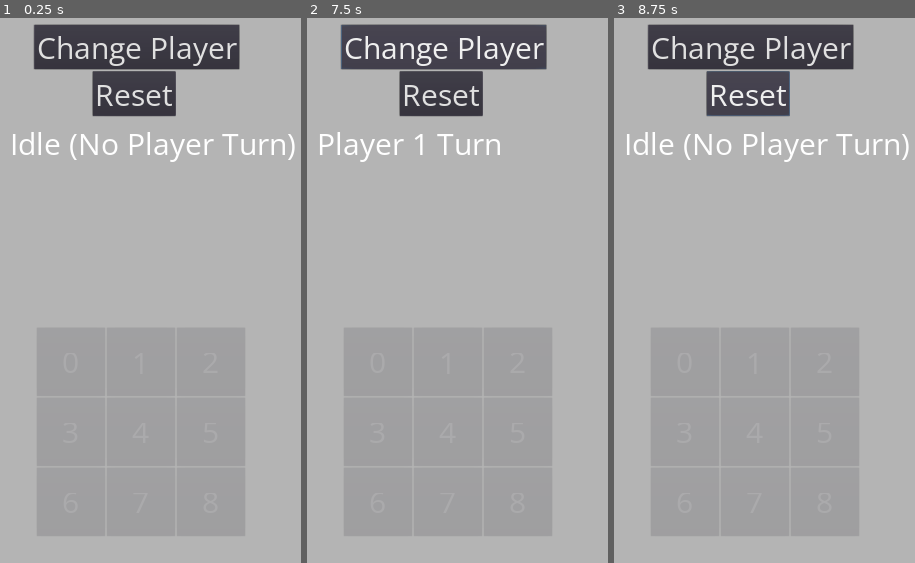
Above: before the commit, frames 1-3 (left to right).
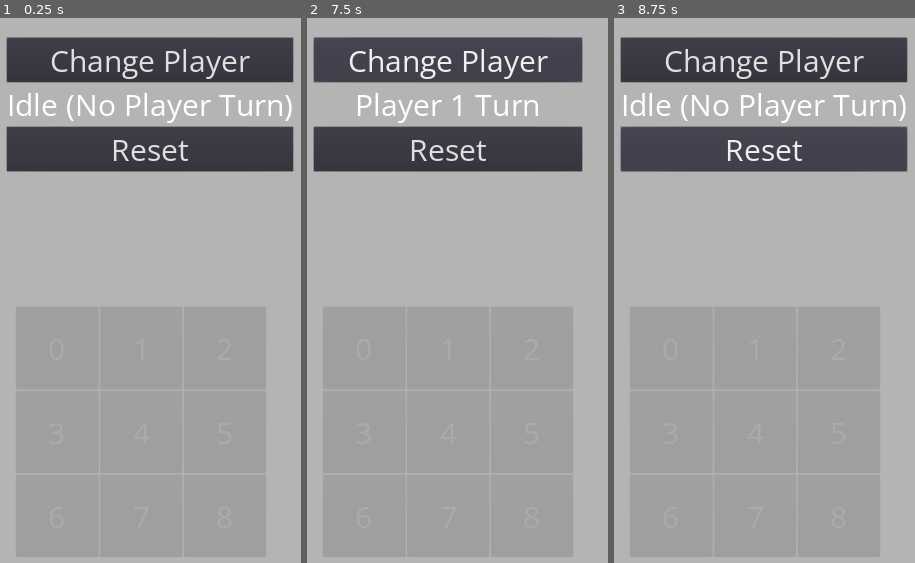
Above: after the commit, the same moments.

Repository: Kynot54/tic-tac-toe-21
Game: Godot game, scene res://TicTac.tscn
Same seed, same stepped clock (60 frames per second), same inputs: the game is played once before the commit and once after it. This scene is started directly instead of the project's main scene.
Inputs:
- Up to frame 1 (0.25 s): no input
- Up to frame 2 (7.5 s): click "0" at 0.5 s; click "1" at 1.25 s; click "2" at 2 s; click "3" at 2.75 s; click "4" at 3.5 s; click "5" at 4.25 s; click "6" at 5 s; click "7" at 5.75 s; click "8" at 6.5 s; click "Change Player" at 7.25 s
- Up to frame 3 (8.75 s): click "Reset" at 8 s

The runs differ from the first frame. In frame 1, 17% of the frame differs, in the area x 1-99%, y 1-29%; in frame 2, 16%; in frame 3, 17%.

Commit message:
Fix grid scaling
Note: sizes of grid buttons and textures are hardcoded, todo make responsive

Diff:
--- a/TicTac.gd
+++ b/TicTac.gd
@@ -39,26 +39,30 @@
 func on_grid_button_pressed(button, position):
 	var grid_squares = $MarginContainer/CenterContainer/SquaresGridContainer.get_children()
 
+	print(position)
+
 	if self.round_state == RoundState.PLAYER_1_PICKING:
 		button.disabled = true
 		turns += 1
 		grid_squares[position].set_texture(x_image)
+		grid_squares[position].expand = true
 		player_1_squares.append(position)
 
 		if self.check_for_win(player_1_squares):
-			$DEBUGChangePlayerButton.disabled = true
-			$DEBUGCurrentPlayerLabel.text = "Player 1 Win"
+			$DebugItemsVBox/DEBUGChangePlayerButton.disabled = true
+			$DebugItemsVBox/DEBUGCurrentPlayerLabel.text = "Player 1 Win"
 			self.game_state = TicTacToeState.PLAYER_1_WIN
 			self.round_state = RoundState.IDLE
 	elif self.round_state == RoundState.PLAYER_2_PICKING:
 		button.disabled = true
 		turns += 1
 		grid_squares[position].set_texture(o_image)
+		grid_squares[position].expand = true
 		player_2_squares.append(position)
 
 		if self.check_for_win(player_2_squares):
-			$DEBUGChangePlayerButton.disabled = true
-			$DEBUGCurrentPlayerLabel.text = "Player 2 Win"
+			$DebugItemsVBox/DEBUGCurrentPlayerLabel.disabled = true
+			$DebugItemsVBox/DEBUGCurrentPlayerLabel.text = "Player 2 Win"
 			self.game_state = TicTacToeState.PLAYER_2_WIN
 			self.round_state = RoundState.IDLE
 
@@ -82,8 +86,8 @@
 
 func reset_grid():
 	var buttons = $MarginContainer/CenterContainer/TicTacToeGrid.get_children()
-	$DEBUGCurrentPlayerLabel.text = "Idle (No Player Turn)"
-	$DEBUGChangePlayerButton.disabled = false
+	$DebugItemsVBox/DEBUGCurrentPlayerLabel.text = "Idle (No Player Turn)"
+	$DebugItemsVBox/DEBUGChangePlayerButton.disabled = false
 
 	for button in buttons:
 		button.disabled = false
@@ -103,13 +107,13 @@
 	match self.round_state:
 		RoundState.IDLE:
 			self.round_state = RoundState.PLAYER_1_PICKING
-			$DEBUGCurrentPlayerLabel.text = "Player 1 Turn"
+			$DebugItemsVBox/DEBUGCurrentPlayerLabel.text = "Player 1 Turn"
 		RoundState.PLAYER_1_PICKING:
 			self.round_state = RoundState.PLAYER_2_PICKING
-			$DEBUGCurrentPlayerLabel.text = "Player 2 Turn"
+			$DebugItemsVBox/DEBUGCurrentPlayerLabel.text = "Player 2 Turn"
 		RoundState.PLAYER_2_PICKING:
 			self.round_state = RoundState.PLAYER_1_PICKING
-			$DEBUGCurrentPlayerLabel.text = "Player 1 Turn"
+			$DebugItemsVBox/DEBUGCurrentPlayerLabel.text = "Player 1 Turn"
 
 
 
--- a/TicTac.tscn
+++ b/TicTac.tscn
@@ -32,163 +32,185 @@
 margin_bottom = 1820.0
 
 [node name="SquaresGridContainer" type="GridContainer" parent="MarginContainer/CenterContainer"]
-margin_left = 240.0
-margin_top = 560.0
-margin_right = 740.0
-margin_bottom = 1060.0
-rect_min_size = Vector2( 500, 500 )
+margin_left = 186.0
+margin_top = 506.0
+margin_right = 794.0
+margin_bottom = 1114.0
+rect_min_size = Vector2( 600, 600 )
+size_flags_horizontal = 3
+size_flags_vertical = 3
 columns = 3
 
 [node name="0Texture" type="TextureRect" parent="MarginContainer/CenterContainer/SquaresGridContainer"]
+margin_right = 200.0
+margin_bottom = 200.0
+rect_min_size = Vector2( 200, 200 )
 
 [node name="1Texture" type="TextureRect" parent="MarginContainer/CenterContainer/SquaresGridContainer"]
-margin_left = 4.0
-margin_right = 4.0
+margin_left = 204.0
+margin_right = 404.0
+margin_bottom = 200.0
+rect_min_size = Vector2( 200, 200 )
 
 [node name="2Texture" type="TextureRect" parent="MarginContainer/CenterContainer/SquaresGridContainer"]
-margin_left = 8.0
-margin_right = 8.0
+margin_left = 408.0
+margin_right = 608.0
+margin_bottom = 200.0
+rect_min_size = Vector2( 200, 200 )
 
 [node name="3Texture" type="TextureRect" parent="MarginContainer/CenterContainer/SquaresGridContainer"]
-margin_top = 4.0
-margin_bottom = 4.0
+margin_top = 204.0
+margin_right = 200.0
+margin_bottom = 404.0
+rect_min_size = Vector2( 200, 200 )
 
 [node name="4Texture" type="TextureRect" parent="MarginContainer/CenterContainer/SquaresGridContainer"]
-margin_left = 4.0
-margin_top = 4.0
-margin_right = 4.0
-margin_bottom = 4.0
+margin_left = 204.0
+margin_top = 204.0
+margin_right = 404.0
+margin_bottom = 404.0
+rect_min_size = Vector2( 200, 200 )
 
 [node name="5Texture" type="TextureRect" parent="MarginContainer/CenterContainer/SquaresGridContainer"]
-margin_left = 8.0
-margin_top = 4.0
-margin_right = 8.0
-margin_bottom = 4.0
+margin_left = 408.0
+margin_top = 204.0
+margin_right = 608.0
+margin_bottom = 404.0
+rect_min_size = Vector2( 200, 200 )
 
 [node name="6Texture" type="TextureRect" parent="MarginContainer/CenterContainer/SquaresGridContainer"]
-margin_top = 8.0
-margin_bottom = 8.0
+margin_top = 408.0
+margin_right = 200.0
+margin_bottom = 608.0
+rect_min_size = Vector2( 200, 200 )
 
 [node name="7Texture" type="TextureRect" parent="MarginContainer/CenterContainer/SquaresGridContainer"]
-margin_left = 4.0
-margin_top = 8.0
-margin_right = 4.0
-margin_bottom = 8.0
+margin_left = 204.0
+margin_top = 408.0
+margin_right = 404.0
+margin_bottom = 608.0
+rect_min_size = Vector2( 200, 200 )
 
 [node name="8Texture" type="TextureRect" parent="MarginContainer/CenterContainer/SquaresGridContainer"]
-margin_left = 8.0
-margin_top = 8.0
-margin_right = 8.0
-margin_bottom = 8.0
+margin_left = 408.0
+margin_top = 408.0
+margin_right = 608.0
+margin_bottom = 608.0
+rect_min_size = Vector2( 200, 200 )
 
 [node name="TicTacToeGrid" type="GridContainer" parent="MarginContainer/CenterContainer"]
 modulate = Color( 1, 1, 1, 0.172549 )
-margin_left = 240.0
-margin_top = 560.0
-margin_right = 740.0
-margin_bottom = 1060.0
-rect_min_size = Vector2( 500, 500 )
+margin_left = 190.0
+margin_top = 510.0
+margin_right = 790.0
+margin_bottom = 1110.0
+rect_min_size = Vector2( 600, 600 )
 theme = ExtResource( 2 )
 columns = 3
 
 [node name="0Buton" type="Button" parent="MarginContainer/CenterContainer/TicTacToeGrid"]
-margin_right = 164.0
-margin_bottom = 164.0
+margin_right = 198.0
+margin_bottom = 198.0
 size_flags_horizontal = 3
 size_flags_vertical = 3
 text = "0"
 
 [node name="1Button" type="Button" parent="MarginContainer/CenterContainer/TicTacToeGrid"]
-margin_left = 168.0
-margin_right = 332.0
-margin_bottom = 164.0
+margin_left = 202.0
+margin_right = 399.0
+margin_bottom = 198.0
 size_flags_horizontal = 3
 size_flags_vertical = 3
 text = "1"
 
 [node name="2Button" type="Button" parent="MarginContainer/CenterContainer/TicTacToeGrid"]
-margin_left = 336.0
-margin_right = 500.0
-margin_bottom = 164.0
+margin_left = 403.0
+margin_right = 600.0
+margin_bottom = 198.0
 size_flags_horizontal = 3
 size_flags_vertical = 3
 text = "2"
 
 [node name="3Button" type="Button" parent="MarginContainer/CenterContainer/TicTacToeGrid"]
-margin_top = 168.0
-margin_right = 164.0
-margin_bottom = 332.0
+margin_top = 202.0
+margin_right = 198.0
+margin_bottom = 399.0
 size_flags_horizontal = 3
 size_flags_vertical = 3
 text = "3"
 
 [node name="4Button" type="Button" parent="MarginContainer/CenterContainer/TicTacToeGrid"]
-margin_left = 168.0
-margin_top = 168.0
-margin_right = 332.0
-margin_bottom = 332.0
+margin_left = 202.0
+margin_top = 202.0
+margin_right = 399.0
+margin_bottom = 399.0
 size_flags_horizontal = 3
 size_flags_vertical = 3
 text = "4"
 
 [node name="5Button" type="Button" parent="MarginContainer/CenterContainer/TicTacToeGrid"]
-margin_left = 336.0
-margin_top = 168.0
-margin_right = 500.0
-margin_bottom = 332.0
+margin_left = 403.0
+margin_top = 202.0
+margin_right = 600.0
+margin_bottom = 399.0
 size_flags_horizontal = 3
 size_flags_vertical = 3
 text = "5"
 
 [node name="6Button" type="Button" parent="MarginContainer/CenterContainer/TicTacToeGrid"]
-margin_top = 336.0
-margin_right = 164.0
-margin_bottom = 500.0
+margin_top = 403.0
+margin_right = 198.0
+margin_bottom = 600.0
 size_flags_horizontal = 3
 size_flags_vertical = 3
 text = "6"
 
 [node name="7Button" type="Button" parent="MarginContainer/CenterContainer/TicTacToeGrid"]
-margin_left = 168.0
-margin_top = 336.0
-margin_right = 332.0
-margin_bottom = 500.0
+margin_left = 202.0
+margin_top = 403.0
+margin_right = 399.0
+margin_bottom = 600.0
 size_flags_horizontal = 3
 size_flags_vertical = 3
 text = "7"
 
 [node name="8Button" type="Button" parent="MarginContainer/CenterContainer/TicTacToeGrid"]
-margin_left = 336.0
-margin_top = 336.0
-margin_right = 500.0
-margin_bottom = 500.0
+margin_left = 403.0
+margin_top = 403.0
+margin_right = 600.0
+margin_bottom = 600.0
 size_flags_horizontal = 3
 size_flags_vertical = 3
 text = "8"
 
-[node name="DEBUGChangePlayerButton" type="Button" parent="."]
-margin_left = 284.0
-margin_top = 33.0
-margin_right = 773.0
-margin_bottom = 138.0
+[node name="DebugItemsVBox" type="VBoxContainer" parent="."]
+anchor_left = 0.5
+anchor_right = 0.5
+margin_left = -322.0
+margin_top = 64.0
+margin_right = 322.0
+margin_bottom = 381.0
+
+[node name="DEBUGChangePlayerButton" type="Button" parent="DebugItemsVBox"]
+margin_right = 644.0
+margin_bottom = 105.0
 theme = ExtResource( 2 )
 text = "Change Player"
 
-[node name="DEBUGCurrentPlayerLabel" type="Label" parent="."]
-margin_left = 226.0
-margin_top = 267.0
-margin_right = 870.0
-margin_bottom = 366.0
+[node name="DEBUGCurrentPlayerLabel" type="Label" parent="DebugItemsVBox"]
+margin_top = 109.0
+margin_right = 644.0
+margin_bottom = 208.0
 theme = ExtResource( 2 )
 text = "current player here"
-
-[node name="DEBUGResetButton" type="Button" parent="."]
-margin_left = 424.0
-margin_top = 145.0
-margin_right = 620.0
-margin_bottom = 250.0
+align = 1
+
+[node name="DEBUGResetButton" type="Button" parent="DebugItemsVBox"]
+margin_top = 212.0
+margin_right = 644.0
+margin_bottom = 317.0
 theme = ExtResource( 2 )
 text = "Reset"
 
-[connection signal="pressed" from="DEBUGChangePlayerButton" to="." method="_on_DEBUGChangePlayerButton_pressed"]
-[connection signal="pressed" from="DEBUGResetButton" to="." method="_on_DEBUGResetButton_pressed"]
+[connection signal="pressed" from="DebugItemsVBox/DEBUGChangePlayerButton" to="." method="_on_DEBUGChangePlayerButton_pressed"]
+[connection signal="pressed" from="DebugItemsVBox/DEBUGResetButton" to="." method="_on_DEBUGResetButton_pressed"]
